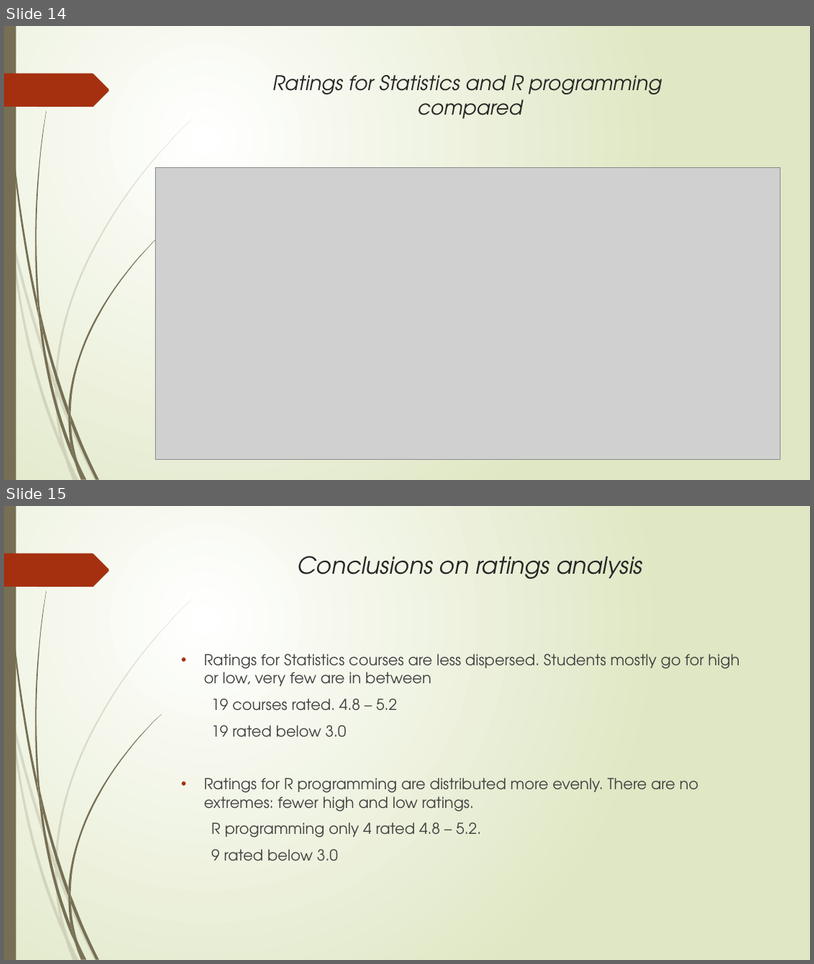
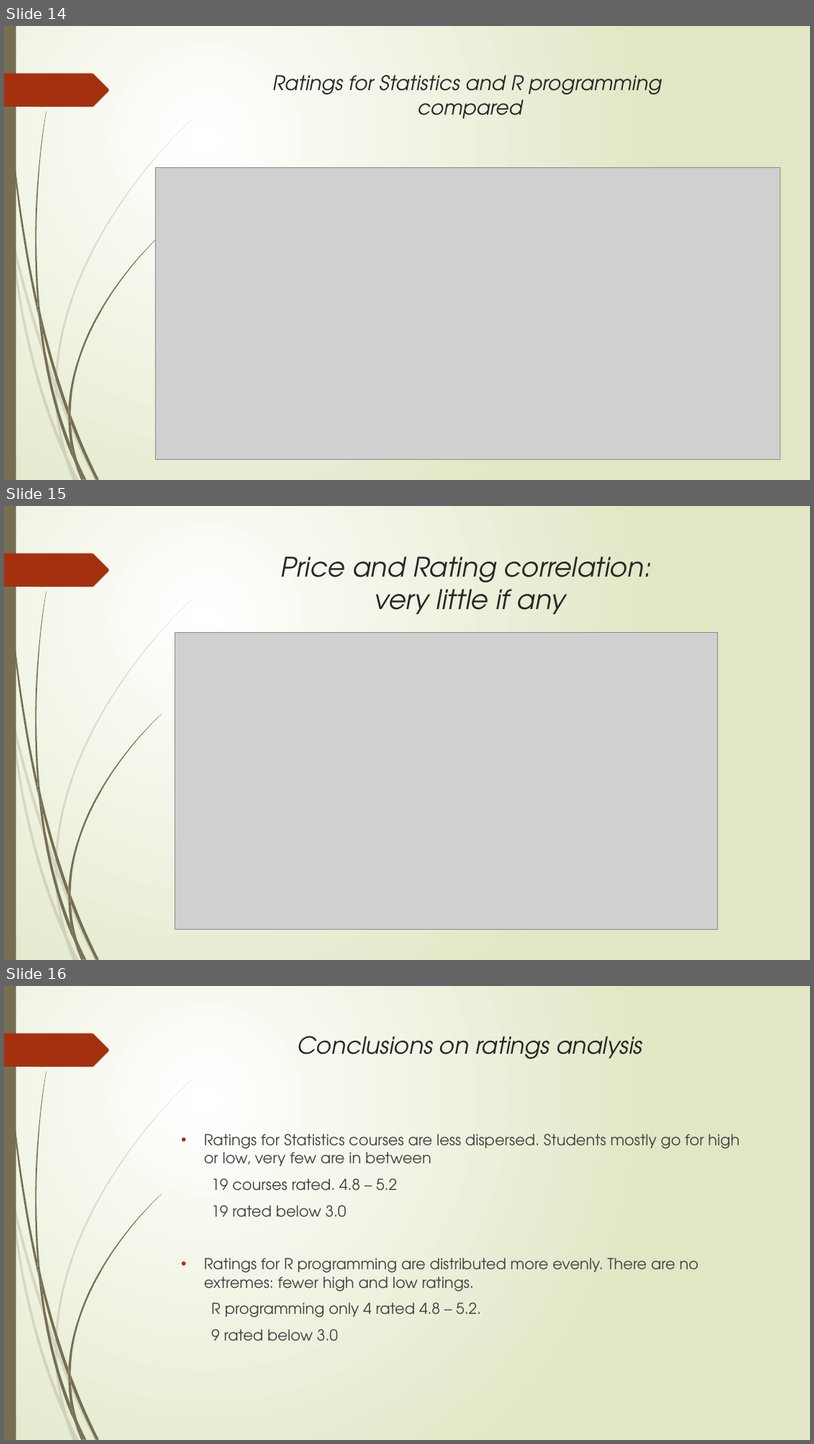
Before and after one commit to Khamanna/Udemy-Selenium, a slide deck: PPUdemyPresentation.pptx. Shown one above the other, each under a label of ours: slides 14 and 15 before the commit, slides 14, 15 and 16 after it. The pictures are 814x964 and 814x1444 pixels, drawn with LibreOffice and Linux fonts; fonts in the diff are those of the drawing; grey boxes stand for pictures. Boxes give left, top, right and bottom in pixels: in the first picture for what was removed or moved away, otherwise in the second. Text is boxed around its words. In the diff, an @@ line names an element or a change of style, - is before the commit and + after.

Commit message:
final touches, added correlation grap

```diff
--- a/PPUdemyPresentation.pptx
+++ b/PPUdemyPresentation.pptx
@@ slide 15 added at <box>4,506,810,960</box>, background gradient #FFFFFF to #DFE8C4; not listed: 24 template elements that a slide beside it also shows @@
@@ title added at <box>281,556,652,614</box>, 32 pt, text #262626, italic @@
+Price and Rating correlation:
+very little if any
@@ picture added at <box>175,632,718,929</box> @@
@@ what was slide 15 is now slide 16 @@
```
Also in this commit, not shown: 1 other file.
